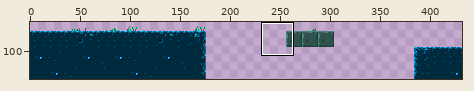
One commit to this sprite sheet: android/assets/areas/long_jump/overlay.png. The first picture is a wide view before the edit; the outline marks the close-up.
Close-up. As it was:
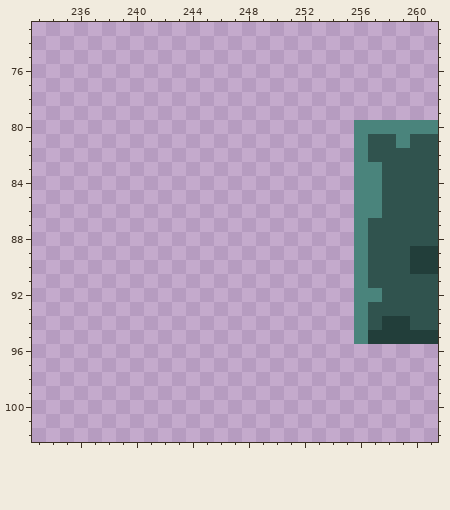
The file is 432x128 pixels. Shown: x 233..261, y 73..102. The wide view leaves out empty margins.
The result:
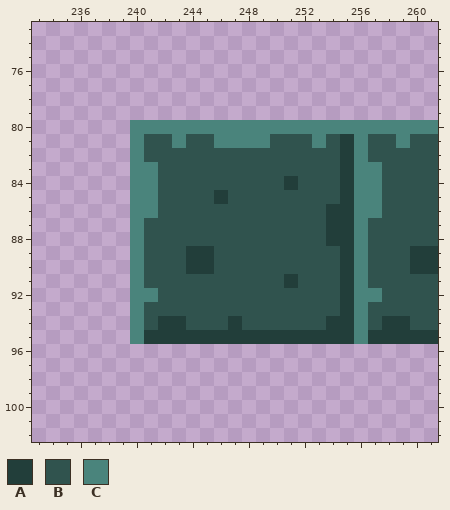
Palette (. is transparent): A #223e3a  B #30534e  C #4a847c
From old to new:
y 80: x 240..255 ................ -> CCCCCCCCCCCCCCCC
y 81: x 240..255 ................ -> CBBCBBCCCCBBBCBA
y 82: x 240..255 ................ -> CBBBBBBBBBBBBBBA
y 83: x 240..255 ................ -> CCBBBBBBBBBBBBBA
y 84: x 240..255 ................ -> CCBBBBBBBBBABBBA
y 85: x 240..255 ................ -> CCBBBBABBBBBBBBA
y 86: x 240..255 ................ -> CCBBBBBBBBBBBBAA
y 87..88: x 240..255 ................ -> CBBBBBBBBBBBBBAA
y 89..90: x 240..255 ................ -> CBBBAABBBBBBBBBA
y 91: x 240..255 ................ -> CBBBBBBBBBBABBBA
y 92: x 240..255 ................ -> CCBBBBBBBBBBBBBA
y 93: x 240..255 ................ -> CBBBBBBBBBBBBBBA
y 94: x 240..255 ................ -> CBAABBBABBBBBBAA
y 95: x 240..255 ................ -> CAAAAAAAAAAAAAAA
Where, in picture pixels (left, top, right, bottom), the same in both close-ups:
added: (130, 120, 354, 344)
